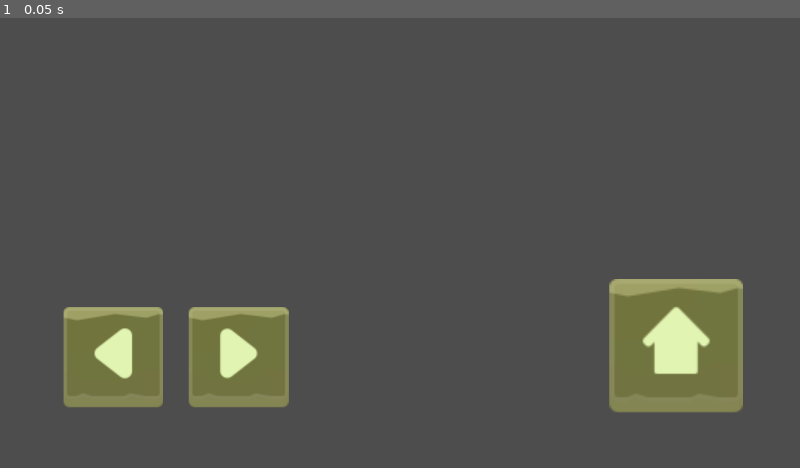
Above: before the commit, frame 1.
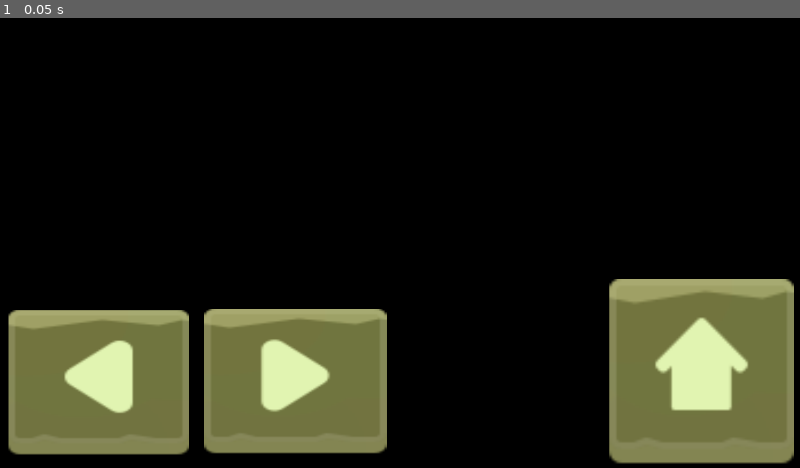
Above: after the commit, the same moment.

Repository: naweekend/volleyballcontroller-godot
Game: Godot game, scene res://controller/controller.tscn
Same seed, same stepped clock (60 frames per second), same inputs: the game is played once before the commit and once after it.
Inputs:
- Up to frame 1 (0.05 s): no input

The runs differ from the first frame. In frame 1, 94% of the frame differs, in the area x 0-100%, y 0-100%.

Commit message:
colors changing working

Diff:
--- a/controller/controller.gd
+++ b/controller/controller.gd
@@ -3,17 +3,27 @@
 var udp = PacketPeerUDP.new()
 var connected = false
 @onready var connected_label: Label = $CanvasLayer/HBoxContainer3/ConnectedLabel
+@onready var color_rect: ColorRect = $CanvasLayer/ColorRect
+#var colors_set_already := false
 
 func _ready():
-	udp.connect_to_host("###.###.###.##", 4242)
+	udp.connect_to_host("####", 4242)
 
 func _process(delta):
 	if !connected:
 		# Try to contact server
 		udp.put_packet("Yo server and back to me!".to_utf8_buffer())
 	if udp.get_available_packet_count() > 0:
-		print("Connected: %s" % udp.get_packet().get_string_from_utf8())
 		connected = true
+		var packet = udp.get_packet().get_string_from_utf8()
+
+		if packet.contains("color"):
+			var color_idx = packet[packet.length() - 1]
+			print(packet)
+			if color_idx == "0":
+				color_rect.color = Color("8b341aff")
+			elif color_idx == "1":
+				color_rect.color = Color("377137ff")
 
 	if connected:
 		connected_label.visible = true
--- a/controller/controller.tscn
+++ b/controller/controller.tscn
@@ -14,6 +14,14 @@
 
 [node name="CanvasLayer" type="CanvasLayer" parent="." unique_id=331168658]
 
+[node name="ColorRect" type="ColorRect" parent="CanvasLayer" unique_id=1580572856]
+anchors_preset = 15
+anchor_right = 1.0
+anchor_bottom = 1.0
+grow_horizontal = 2
+grow_vertical = 2
+color = Color(0, 0, 0, 1)
+
 [node name="HBoxContainer" type="HBoxContainer" parent="CanvasLayer" unique_id=1489817695]
 anchors_preset = 2
 anchor_top = 1.0
@@ -23,14 +31,14 @@
 grow_vertical = 0
 
 [node name="LeftButton" type="TouchScreenButton" parent="CanvasLayer/HBoxContainer" unique_id=922042088]
-position = Vector2(152, -346)
-scale = Vector2(3, 3)
+position = Vector2(19.999985, -339)
+scale = Vector2(5.425, 4.325)
 texture_normal = ExtResource("2_l1fce")
 texture_pressed = ExtResource("3_nx5aj")
 
 [node name="RightButton" type="TouchScreenButton" parent="CanvasLayer/HBoxContainer" unique_id=1917434548]
-position = Vector2(453, -346)
-scale = Vector2(3, 3)
+position = Vector2(490, -342)
+scale = Vector2(5.475, 4.325)
 texture_normal = ExtResource("4_56l83")
 texture_pressed = ExtResource("5_4nh68")
 
@@ -47,7 +55,7 @@
 
 [node name="JumpButton" type="TouchScreenButton" parent="CanvasLayer/HBoxContainer2" unique_id=259977956]
 position = Vector2(-417, -414)
-scale = Vector2(4, 4)
+scale = Vector2(5.525, 5.525)
 texture_normal = ExtResource("4_nx5aj")
 texture_pressed = ExtResource("5_56l83")
 
Not shown, changed: export_presets.cfg
Not shown, changed: build/android/VolleyBallController.apk
Not shown, changed: build/android/VolleyBallController.apk.idsig
Not shown, added: build/windows/VolleyBallController.console.exe
Not shown, added: build/windows/VolleyBallController.exe
Not shown, added: build/windows/VolleyBallController.pck
Not shown, added: controller/controller.tscn3879404649.tmp
Not shown, added: controller/controller.tscn4149738904.tmp
Not shown, added: controller/controller.tscn4164254243.tmp
Not shown, added: controller/controller.tscn4173423598.tmp
Not shown, added: controller/controller.tscn4176536316.tmp
